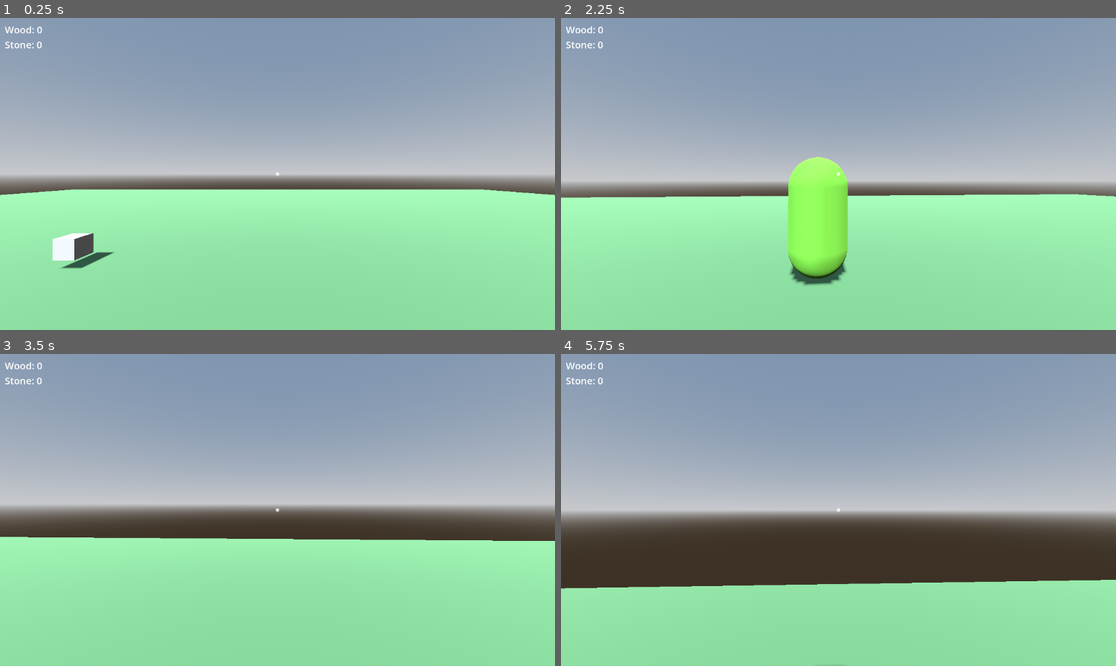
Above: before the commit, frames 1-4 (two rows, left to right).
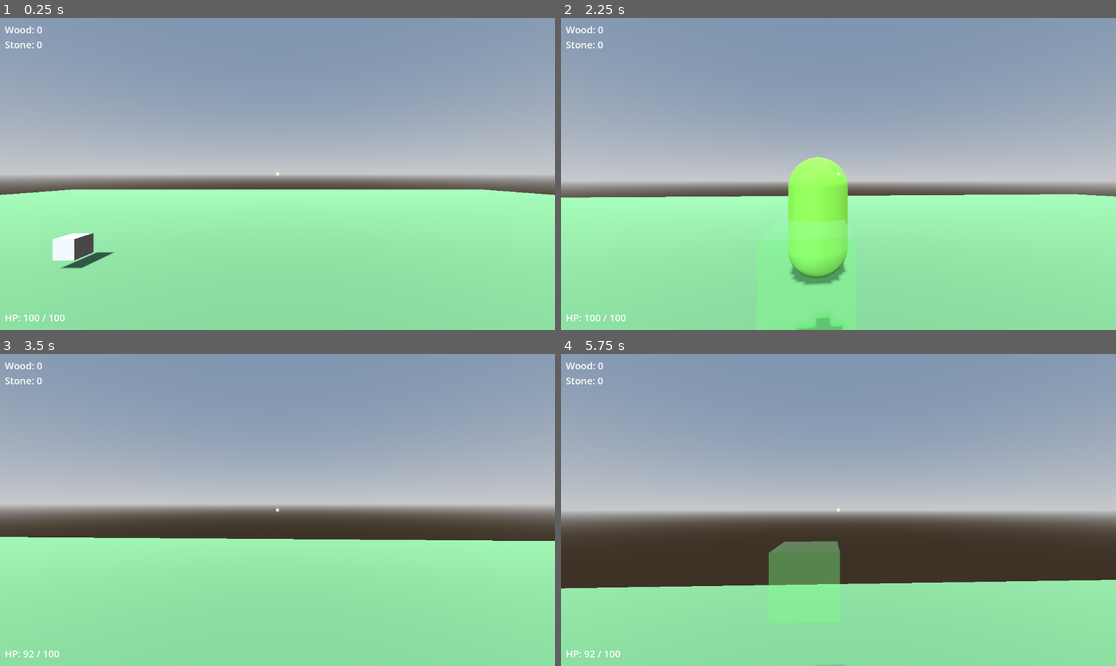
Above: after the commit, the same moments.

Repository: kem4ikkk/ubeziche
Game: Godot game, scene res://scenes/main.tscn
Two runs of this game, one before a commit and one after it. Both use one fixed random seed, a clock stepped at 60 frames per second and the inputs below.
Inputs (mouse positions are in pixels of both pictures, inside the frame that each line leads up to):
- Up to frame 1 (0.25 s): no input
- Up to frame 2 (2.25 s): tap Enter at 0.5 s; move the mouse to (866, 174) at 0.52 s; hold W from 0.53 s (still down); tap B at 0.6, 1.35, 2.1 s; click (866, 174) at 0.67 s; tap Space at 0.77, 1.52 s; move the mouse to (810, 174) at 1.27 s; click (810, 174) at 1.42 s; move the mouse to (849, 167) at 2.02 s; click (849, 167) at 2.17 s
- Up to frame 3 (3.5 s): keep holding W; move the mouse to (271, 516) at 2.77 s; tap B at 2.85 s; click (271, 516) at 2.92 s; tap Space at 3.02 s
- Up to frame 4 (5.75 s): keep holding W; move the mouse to (877, 513) at 3.52 s; tap B at 3.6, 4.35, 5.1 s; click (877, 513) at 3.67 s; tap Space at 3.77, 4.52 s; move the mouse to (794, 506) at 4.27 s; click (794, 506) at 4.42 s; move the mouse to (844, 510) at 5.02 s; click (844, 510) at 5.17 s

The runs differ from the first frame. In frame 1, 0.1% of the frame differs, in the area x 1-12%, y 95-98%; in frame 2, 1.6%; in frame 3, less than 0.1%; in frame 4, 1.8%, in the area x 1-51%, y 59-98%.

Commit message:
Добавлены HP в HUD и строительство-минимум (Этап 3.5)
- HUD: отображение здоровья игрока (HP: текущее/максимум), обновляется по сигналу health_changed
- BuildSystem (на игроке): режим постройки (клавиша B), превью-«призрак» полупрозрачной стены
- Привязка к сетке 1x1 — стена ставится перед игроком по направлению взгляда
- ЛКМ в режиме постройки строит стену за 1 ресурс "wall" (если хватает)
- wall.tscn/wall.gd — стена с HealthComponent (50 HP), может быть разрушена
- Debug capture: расширена проверка — включает режим постройки и строит стену

Протестировано через capture режим: HP отображается, стена строится перед игроком и появляется в группе "building".

Diff:
--- a/scenes/hud.tscn
+++ b/scenes/hud.tscn
@@ -28,3 +28,14 @@
 Stone: 0
 Wall: 0"
 theme_override_font_sizes/font_size = 20
+
+[node name="HealthLabel" type="Label" parent="."]
+anchor_left = 0.0
+anchor_top = 1.0
+anchor_right = 0.2
+anchor_bottom = 1.0
+offset_left = 10.0
+offset_top = -40.0
+offset_bottom = -10.0
+text = "HP: 100 / 100"
+theme_override_font_sizes/font_size = 20
--- a/scenes/player.tscn
+++ b/scenes/player.tscn
@@ -1,7 +1,9 @@
-[gd_scene load_steps=6 format=3]
+[gd_scene load_steps=8 format=3]
 
 [ext_resource type="Script" path="res://scripts/player.gd" id="1_player"]
 [ext_resource type="Script" path="res://scripts/health_component.gd" id="2_health"]
+[ext_resource type="Script" path="res://scripts/build_system.gd" id="3_build"]
+[ext_resource type="PackedScene" path="res://scenes/wall.tscn" id="4_wall"]
 
 [sub_resource type="CapsuleShape3D" id="CapsuleShape3D_1"]
 radius = 0.5
@@ -34,3 +36,7 @@
 [node name="HealthComponent" type="Node" parent="."]
 script = ExtResource("2_health")
 max_health = 100.0
+
+[node name="BuildSystem" type="Node3D" parent="."]
+script = ExtResource("3_build")
+wall_scene = ExtResource("4_wall")
--- /dev/null
+++ b/scenes/wall.tscn
@@ -0,0 +1,25 @@
+[gd_scene load_steps=5 format=3]
+
+[ext_resource type="Script" path="res://scripts/wall.gd" id="1_wall"]
+[ext_resource type="Script" path="res://scripts/health_component.gd" id="2_health"]
+
+[sub_resource type="BoxShape3D" id="BoxShape3D_1"]
+size = Vector3(1, 1, 1)
+
+[sub_resource type="BoxMesh" id="BoxMesh_1"]
+size = Vector3(1, 1, 1)
+
+[node name="Wall" type="StaticBody3D"]
+collision_layer = 1
+collision_mask = 1
+script = ExtResource("1_wall")
+
+[node name="MeshInstance3D" type="MeshInstance3D" parent="."]
+mesh = SubResource("BoxMesh_1")
+
+[node name="CollisionShape3D" type="CollisionShape3D" parent="."]
+shape = SubResource("BoxShape3D_1")
+
+[node name="HealthComponent" type="Node" parent="."]
+script = ExtResource("2_health")
+max_health = 50.0
--- /dev/null
+++ b/scripts/build_system.gd
@@ -0,0 +1,86 @@
+extends Node3D
+
+## Система строительства-минимума (Этап 3.5).
+## B — переключить режим постройки (показывает призрак-превью).
+## ЛКМ в режиме постройки — построить стену (если хватает ресурса "wall").
+## Позиция привязывается к сетке GRID_SIZE x GRID_SIZE.
+
+const GRID_SIZE := 1.0
+const PLACE_DISTANCE := 3.0
+const BUILD_COST := {"wall": 1}
+
+@export var wall_scene: PackedScene
+
+var build_mode: bool = false
+var _ghost: Node3D
+
+@onready var _player: Node3D = get_parent() as Node3D
+
+
+func _ready() -> void:
+	_ghost = wall_scene.instantiate()
+	_ghost.set_script(null)  # призрак не должен жить как настоящая стена
+	_make_ghost(_ghost)
+	_ghost.visible = false
+	get_tree().current_scene.add_child.call_deferred(_ghost)
+
+
+func _process(_delta: float) -> void:
+	if not build_mode:
+		return
+	_ghost.global_position = _get_target_position()
+
+
+## Включить/выключить режим постройки.
+func toggle() -> void:
+	build_mode = not build_mode
+	_ghost.visible = build_mode
+	if build_mode:
+		_ghost.global_position = _get_target_position()
+
+
+## Построить стену в позиции призрака (если хватает ресурсов).
+func try_place() -> bool:
+	if not build_mode:
+		return false
+
+	for resource_type in BUILD_COST:
+		if InventorySystem.get_resource(resource_type) < BUILD_COST[resource_type]:
+			print("CLAUDE: не хватает ресурсов для постройки")
+			return false
+
+	for resource_type in BUILD_COST:
+		InventorySystem.use_resource(resource_type, BUILD_COST[resource_type])
+
+	var wall := wall_scene.instantiate()
+	get_tree().current_scene.add_child(wall)
+	wall.global_position = _ghost.global_position
+	return true
+
+
+## Точка перед игроком (по направлению взгляда по горизонтали), привязанная к сетке.
+func _get_target_position() -> Vector3:
+	var forward := -_player.global_transform.basis.z
+	forward.y = 0.0
+	if forward.length() < 0.01:
+		forward = Vector3.FORWARD
+	forward = forward.normalized()
+
+	var base_pos := _player.global_position + forward * PLACE_DISTANCE
+	var snapped_x := roundi(base_pos.x / GRID_SIZE) * GRID_SIZE
+	var snapped_z := roundi(base_pos.z / GRID_SIZE) * GRID_SIZE
+	return Vector3(snapped_x, 0.5, snapped_z)
+
+
+## Делаем копию стены полупрозрачной и убираем у неё столкновения/здоровье.
+func _make_ghost(node: Node) -> void:
+	if node is MeshInstance3D:
+		var mat := StandardMaterial3D.new()
+		mat.albedo_color = Color(0.3, 1.0, 0.3, 0.4)
+		mat.transparency = BaseMaterial3D.TRANSPARENCY_ALPHA
+		(node as MeshInstance3D).material_override = mat
+	if node is CollisionObject3D:
+		(node as CollisionObject3D).collision_layer = 0
+		(node as CollisionObject3D).collision_mask = 0
+	for child in node.get_children():
+		_make_ghost(child)
--- a/scripts/debug_capture.gd
+++ b/scripts/debug_capture.gd
@@ -60,7 +60,19 @@
 
 	_dump_state("ПОСЛЕ крафта")
 
-	# 6) Снимок экрана (ждём отрисовку кадра).
+	# 6) Строим стену (Этап 3.5): включаем режим постройки и ставим стену.
+	if is_instance_valid(player) and player.has_node("BuildSystem"):
+		var build_system := player.get_node("BuildSystem")
+		print("CLAUDE: включаю режим постройки")
+		build_system.toggle()
+		await get_tree().create_timer(0.3).timeout  # ждём кадр для луча/призрака
+		var placed: bool = build_system.try_place()
+		print("CLAUDE: построена стена: ", placed)
+		await get_tree().create_timer(0.2).timeout
+
+	_dump_state("ПОСЛЕ постройки")
+
+	# 7) Снимок экрана (ждём отрисовку кадра).
 	await RenderingServer.frame_post_draw
 	var image := get_viewport().get_texture().get_image()
 	var abs_dir := ProjectSettings.globalize_path(OUT_DIR)
@@ -87,6 +99,7 @@
 	else:
 		print("  player: (нет)")
 	print("  enemies: ", get_tree().get_nodes_in_group("enemy").size())
+	print("  buildings: ", get_tree().get_nodes_in_group("building").size())
 	# Показываем инвентарь
 	for resource_type in InventorySystem.inventory:
 		var amount = InventorySystem.inventory[resource_type]
--- a/scripts/hud.gd
+++ b/scripts/hud.gd
@@ -3,11 +3,18 @@
 extends CanvasLayer
 
 @onready var inventory_label: Label = $InventoryLabel
+@onready var health_label: Label = $HealthLabel
 
 
 func _ready() -> void:
 	InventorySystem.inventory_changed.connect(_on_inventory_changed)
 	_on_inventory_changed(InventorySystem.inventory)
+
+	var player := get_tree().get_first_node_in_group("player")
+	if is_instance_valid(player) and player.has_node("HealthComponent"):
+		var health: HealthComponent = player.get_node("HealthComponent")
+		health.health_changed.connect(_on_health_changed)
+		_on_health_changed(health.current_health, health.max_health)
 
 
 func _on_inventory_changed(inventory: Dictionary) -> void:
@@ -15,3 +22,7 @@
 	for resource_type in inventory:
 		text += "%s: %d\n" % [resource_type.capitalize(), inventory[resource_type]]
 	inventory_label.text = text.strip_edges()
+
+
+func _on_health_changed(current: float, maximum: float) -> void:
+	health_label.text = "HP: %d / %d" % [current, maximum]
--- a/scripts/player.gd
+++ b/scripts/player.gd
@@ -20,6 +20,7 @@
 # Ссылка на камеру от первого лица. @onready = «возьми этот узел, когда сцена готова».
 @onready var camera: Camera3D = $Camera3D
 @onready var health: HealthComponent = $HealthComponent
+@onready var build_system: Node3D = $BuildSystem
 
 # Берём гравитацию из настроек проекта (по умолчанию 9.8).
 var gravity: float = ProjectSettings.get_setting("physics/3d/default_gravity")
@@ -54,9 +55,16 @@
 	# Левая кнопка мыши.
 	if event is InputEventMouseButton and event.pressed and event.button_index == MOUSE_BUTTON_LEFT:
 		if Input.mouse_mode == Input.MOUSE_MODE_CAPTURED:
-			shoot()                                       # курсор захвачен → стреляем
+			if build_system.build_mode:
+				build_system.try_place()                  # в режиме постройки — строим стену
+			else:
+				shoot()                                    # иначе — стреляем
 		else:
-			Input.mouse_mode = Input.MOUSE_MODE_CAPTURED  # иначе — заново захватываем курсор
+			Input.mouse_mode = Input.MOUSE_MODE_CAPTURED  # заново захватываем курсор
+
+	# B — переключить режим постройки.
+	if event is InputEventKey and event.pressed and event.keycode == KEY_B:
+		build_system.toggle()
 
 	# Esc — отпустить курсор.
 	if event is InputEventKey and event.pressed and event.keycode == KEY_ESCAPE:
--- /dev/null
+++ b/scripts/wall.gd
@@ -0,0 +1,19 @@
+extends StaticBody3D
+
+## Простая стена для строительства. Имеет здоровье — зомби (или игрок)
+## могут её разрушить.
+
+@onready var health: HealthComponent = $HealthComponent
+
+
+func _ready() -> void:
+	add_to_group("building")
+	health.died.connect(_on_died)
+
+
+func take_damage(amount: float) -> void:
+	health.take_damage(amount)
+
+
+func _on_died() -> void:
+	queue_free()
Not shown, changed: docs/PROGRESS.md
